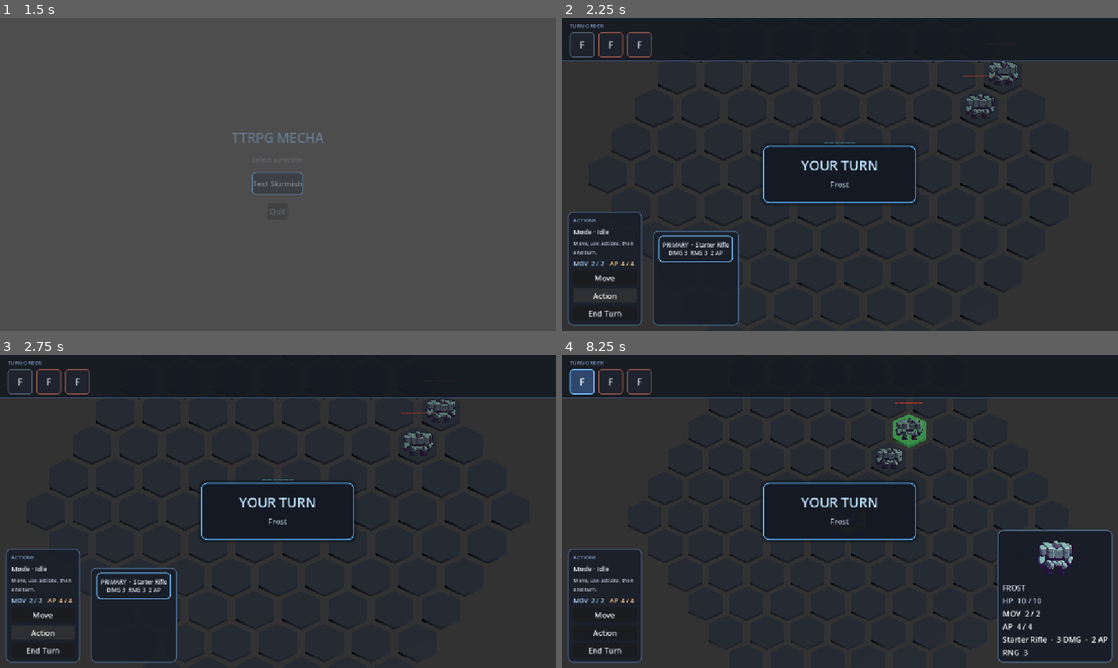
Above: before the commit, frames 1-4 (two rows, left to right).
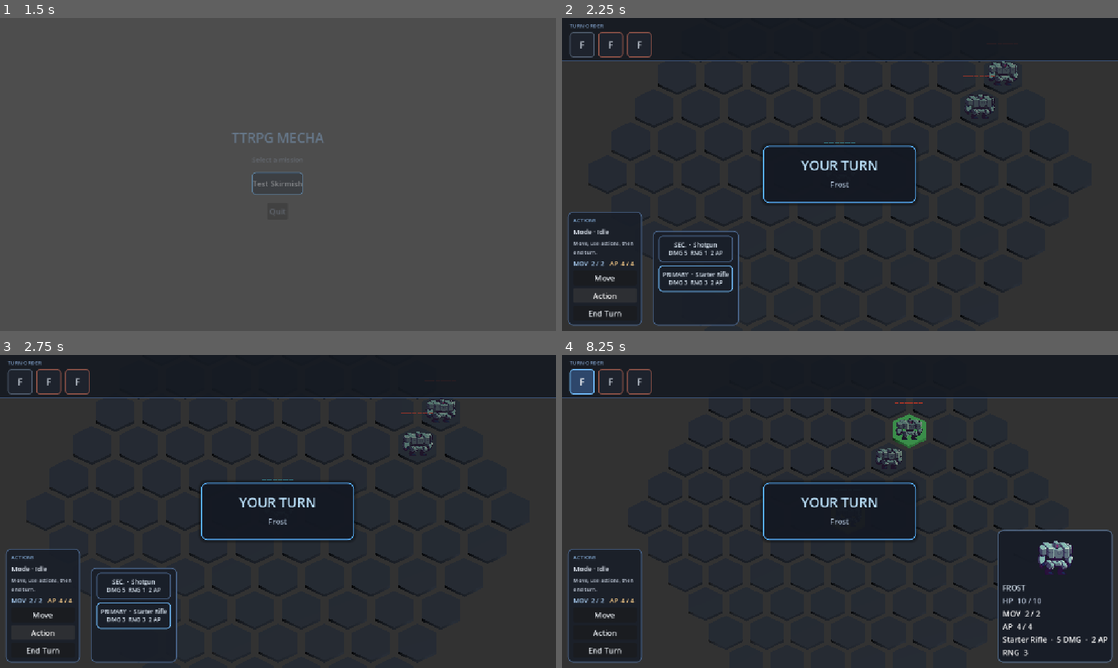
Above: after the commit, the same moments.

Repository: victordiaspalmeira/ttrpg-mecha
Game: Godot game, scene res://scenes/ui/main_menu.tscn
Same seed, same stepped clock (60 frames per second), same inputs: the game is played once before the commit and once after it.
Inputs (mouse positions are in pixels of both pictures, inside the frame that each line leads up to):
- Up to frame 1 (1.5 s): move the mouse to (400, 158) at 0.52 s; press the mouse at (400, 158) at 0.53 s; hold D (move_right) 0.53-1.25 s; release the mouse at (400, 158) at 1.25 s; click "Test Skirmish" at 1.25 s
- Up to frame 2 (2.25 s): click "Action" at 2 s
- Up to frame 3 (2.75 s): no input
- Up to frame 4 (8.25 s): click "Move" at 2.75 s; click "End Turn" at 3.5 s; move the mouse to (728, 527) at 4.27 s; hold S (move_down) 4.28-5.03 s; tap Mouse wheel up (zoom_in) at 4.35 s; move the mouse to (895, 442) at 5.02 s; hold D (move_right) 5.03-5.78 s; hold Mouse wheel down (zoom_out) 5.03-5.78 s; move the mouse to (812, 574) at 5.77 s; hold W (move_up) 5.78-6.53 s; click (812, 574) at 5.85 s; move the mouse to (1006, 558) at 6.52 s; hold Mouse wheel up (zoom_in) 6.53-7.28 s; hold A (move_left) 6.53-8.03 s; move the mouse to (673, 464) at 7.27 s; tap Mouse wheel down (zoom_out) at 7.35 s; move the mouse to (867, 511) at 8.02 s; press the mouse at (867, 511) at 8.03 s; hold S (move_down) from 8.03 s (still down)

Frame 1 is identical in both runs. In frame 2, 0.7% of the frame differs, in the area x 17-31%, y 69-88%; in frame 3, 0.7%; in frame 4, less than 0.1%.

Commit message:
assets

Diff:
--- a/data/classes/ember_class.tres
+++ b/data/classes/ember_class.tres
@@ -10,4 +10,5 @@
 max_hp = 8
 movement = 3
 max_ap = 3
+base_attack = 2
 primary_weapon = ExtResource("2_weapon")
--- a/data/classes/frost_class.tres
+++ b/data/classes/frost_class.tres
@@ -10,5 +10,6 @@
 max_hp = 10
 movement = 2
 defense = 1
+base_attack = 2
 primary_weapon = ExtResource("2_weapon")
 metadata/_custom_type_script = "uid://dwarpi45jyf6e"
--- a/data/encounters/test_skirmish.tres
+++ b/data/encounters/test_skirmish.tres
@@ -2,31 +2,17 @@
 
 [ext_resource type="Script" uid="uid://cdjoedf3qgkn2" path="res://scripts/data/encounter_data.gd" id="1_enc"]
 [ext_resource type="Script" uid="uid://cm5j4x40fy4u2" path="res://scripts/data/encounter_spawn.gd" id="2_spawn"]
-[ext_resource type="Script" uid="uid://d5y3i3aflpdkp" path="res://scripts/data/team_data.gd" id="3_team"]
+[ext_resource type="Script" uid="uid://h1aayv4rm242" path="res://scripts/data/team_data.gd" id="3_team"]
 [ext_resource type="Resource" uid="uid://b52ehkibvbjjc" path="res://data/classes/frost_class.tres" id="4_frost"]
-[ext_resource type="Resource" uid="uid://c1frostsentinel" path="res://data/templates/frost_sentinel.tres" id="5_enemy_tpl"]
-
-[sub_resource type="Resource" id="team_player"]
-script = ExtResource("3_team")
-team_id = "player"
-display_name = "Player Team"
-outline_color = Color(0.35, 0.72, 1.0, 1.0)
-hp_bar_full_color = Color(0.35, 0.9, 1.0, 1.0)
-hp_bar_empty_color = Color(0.12, 0.14, 0.18, 0.85)
-is_player = true
-
-[sub_resource type="Resource" id="team_enemy"]
-script = ExtResource("3_team")
-team_id = "enemy"
-display_name = "Enemy Team"
-outline_color = Color(1.0, 0.32, 0.24, 1.0)
-hp_bar_full_color = Color(1.0, 0.32, 0.24, 1.0)
-hp_bar_empty_color = Color(0.12, 0.14, 0.18, 0.85)
-is_player = false
+[ext_resource type="Resource" uid="uid://blv7e2b262xxf" path="res://data/templates/frost_sentinel.tres" id="5_enemy_tpl"]
+[ext_resource type="Resource" uid="uid://bemmchnwgjpdr" path="res://data/weapons/starter_rifle.tres" id="6_rifle"]
+[ext_resource type="Resource" uid="uid://c1shotgun" path="res://data/weapons/shotgun.tres" id="7_shotgun"]
 
 [sub_resource type="Resource" id="spawn_player"]
 script = ExtResource("2_spawn")
 class_data = ExtResource("4_frost")
+primary_weapon = ExtResource("6_rifle")
+secondary_weapon = ExtResource("7_shotgun")
 
 [sub_resource type="Resource" id="spawn_enemy1"]
 script = ExtResource("2_spawn")
@@ -40,10 +26,23 @@
 q = 5
 r = -3
 
+[sub_resource type="Resource" id="team_player"]
+script = ExtResource("3_team")
+team_id = "player"
+display_name = "Player Team"
+is_player = true
+
+[sub_resource type="Resource" id="team_enemy"]
+script = ExtResource("3_team")
+team_id = "enemy"
+display_name = "Enemy Team"
+outline_color = Color(1, 0.32, 0.24, 1)
+hp_bar_full_color = Color(1, 0.32, 0.24, 1)
+
 [resource]
 script = ExtResource("1_enc")
 encounter_id = "test_skirmish"
 display_name = "Test Skirmish"
 grid_radius = 5
-teams = [SubResource("team_player"), SubResource("team_enemy")]
-spawns = [SubResource("spawn_player"), SubResource("spawn_enemy1"), SubResource("spawn_enemy2")]
+teams = Array[ExtResource("3_team")]([SubResource("team_player"), SubResource("team_enemy")])
+spawns = Array[ExtResource("2_spawn")]([SubResource("spawn_player"), SubResource("spawn_enemy1"), SubResource("spawn_enemy2")])
--- /dev/null
+++ b/data/status_effects/energize.tres
@@ -0,0 +1,14 @@
+[gd_resource type="Resource" script_class="StatusEffect" format=3]
+
+[ext_resource type="Script" path="res://scripts/data/status_effect.gd" id="1_s"]
+
+[resource]
+script = ExtResource("1_s")
+effect_id = "energize"
+display_name = "Energize"
+icon = preload("res://assets/icons/buffs/magic_amplification.png")
+description = "Increases max AP by 1."
+duration = 1
+modifiers = {
+"max_ap": 1
+}
--- /dev/null
+++ b/data/status_effects/fortify.tres
@@ -0,0 +1,14 @@
+[gd_resource type="Resource" script_class="StatusEffect" format=3]
+
+[ext_resource type="Script" path="res://scripts/data/status_effect.gd" id="1_s"]
+
+[resource]
+script = ExtResource("1_s")
+effect_id = "fortify"
+display_name = "Fortify"
+icon = preload("res://assets/icons/buffs/defense_boost.png")
+description = "Increases defense by 2."
+duration = 1
+modifiers = {
+"defense": 2
+}
--- /dev/null
+++ b/data/status_effects/haste.tres
@@ -0,0 +1,14 @@
+[gd_resource type="Resource" script_class="StatusEffect" format=3]
+
+[ext_resource type="Script" path="res://scripts/data/status_effect.gd" id="1_s"]
+
+[resource]
+script = ExtResource("1_s")
+effect_id = "haste"
+display_name = "Haste"
+icon = preload("res://assets/icons/buffs/swiftness.png")
+description = "Increases movement by 2."
+duration = 1
+modifiers = {
+"movement": 2
+}
--- /dev/null
+++ b/data/status_effects/power_up.tres
@@ -0,0 +1,14 @@
+[gd_resource type="Resource" script_class="StatusEffect" format=3]
+
+[ext_resource type="Script" uid="uid://status_effect" path="res://scripts/data/status_effect.gd" id="1_s"]
+
+[resource]
+script = ExtResource("1_s")
+effect_id = "power_up"
+display_name = "Power Up"
+icon = preload("res://assets/icons/buffs/attack_boost.png")
+description = "Increases attack power by 2."
+duration = 1
+modifiers = {
+"attack_power": 2
+}
--- /dev/null
+++ b/data/status_effects/shatter.tres
@@ -0,0 +1,14 @@
+[gd_resource type="Resource" script_class="StatusEffect" format=3]
+
+[ext_resource type="Script" path="res://scripts/data/status_effect.gd" id="1_s"]
+
+[resource]
+script = ExtResource("1_s")
+effect_id = "shatter"
+display_name = "Shatter"
+icon = preload("res://assets/icons/debuffs/defense_down.png")
+description = "Reduces defense by 2."
+duration = 1
+modifiers = {
+"defense": -2
+}
--- /dev/null
+++ b/data/status_effects/slow.tres
@@ -0,0 +1,14 @@
+[gd_resource type="Resource" script_class="StatusEffect" format=3]
+
+[ext_resource type="Script" path="res://scripts/data/status_effect.gd" id="1_s"]
+
+[resource]
+script = ExtResource("1_s")
+effect_id = "slow"
+display_name = "Slow"
+icon = preload("res://assets/icons/debuffs/slowed.png")
+description = "Reduces movement by 2."
+duration = 1
+modifiers = {
+"movement": -2
+}
--- /dev/null
+++ b/data/status_effects/turret.tres
@@ -0,0 +1,16 @@
+[gd_resource type="Resource" script_class="StatusEffect" format=3]
+
+[ext_resource type="Script" path="res://scripts/data/status_effect.gd" id="1_s"]
+
+[resource]
+script = ExtResource("1_s")
+effect_id = "turret"
+display_name = "Turret Mode"
+icon = preload("res://assets/icons/buffs/knockback_resistance.png")
+description = "Range +3, Movement = 0. Only for rifle/missile weapons."
+duration = 1
+modifiers = {
+"range": 3,
+"movement": -999,
+"allowed_tags": ["rifle", "missile"]
+}
--- /dev/null
+++ b/data/status_effects/weaken.tres
@@ -0,0 +1,14 @@
+[gd_resource type="Resource" script_class="StatusEffect" format=3]
+
+[ext_resource type="Script" path="res://scripts/data/status_effect.gd" id="1_s"]
+
+[resource]
+script = ExtResource("1_s")
+effect_id = "weaken"
+display_name = "Weaken"
+icon = preload("res://assets/icons/debuffs/attack_down.png")
+description = "Reduces attack power by 2."
+duration = 1
+modifiers = {
+"attack_power": -2
+}
--- a/data/templates/frost_sentinel.tres
+++ b/data/templates/frost_sentinel.tres
@@ -1,8 +1,8 @@
-[gd_resource type="Resource" script_class="UnitTemplate" format=3 uid="uid://c1frostsentinel"]
+[gd_resource type="Resource" script_class="UnitTemplate" format=3 uid="uid://blv7e2b262xxf"]
 
-[ext_resource type="Script" uid="uid://c1template" path="res://scripts/data/unit_template.gd" id="1_tpl"]
+[ext_resource type="Script" uid="uid://b3p7q4s8uwe8u" path="res://scripts/data/unit_template.gd" id="1_tpl"]
 [ext_resource type="Resource" uid="uid://b52ehkibvbjjc" path="res://data/classes/frost_class.tres" id="2_class"]
-[ext_resource type="Resource" uid="uid://bemmchnwgjpdr" path="res://data/weapons/starter_rifle.tres" id="3_weapon"]
+[ext_resource type="Resource" uid="uid://c1vibro" path="res://data/weapons/vibro_blade.tres" id="2_k7i0c"]
 [ext_resource type="Resource" uid="uid://c1missile" path="res://data/weapons/missile_launcher.tres" id="4_secondary"]
 
 [resource]
@@ -10,6 +10,6 @@
 template_id = "frost_sentinel"
 display_name = "Frost Sentinel"
 class_data = ExtResource("2_class")
-primary_weapon = ExtResource("3_weapon")
+primary_weapon = ExtResource("2_k7i0c")
 secondary_weapon = ExtResource("4_secondary")
 team_id = "enemy"
--- a/data/weapons/missile_launcher.tres
+++ b/data/weapons/missile_launcher.tres
@@ -7,7 +7,8 @@
 weapon_id = "missile_launcher"
 weapon_name = "Missile Launcher"
 weapon_description = "Devastating long-range attacks, but expensive."
-weapon_damage = 7
+weapon_power = 7
 weapon_range = 5
 attack_ap_cost = 3
 weapon_type = "primary"
+tags = Array[String](["missile", "ranged"])
--- a/data/weapons/shotgun.tres
+++ b/data/weapons/shotgun.tres
@@ -7,7 +7,8 @@
 weapon_id = "shotgun"
 weapon_name = "Shotgun"
 weapon_description = "High damage at close range."
-weapon_damage = 5
+weapon_power = 5
 weapon_range = 1
 attack_ap_cost = 2
 weapon_type = "primary"
+tags = Array[String](["shotgun", "ranged"])
--- a/data/weapons/starter_rifle.tres
+++ b/data/weapons/starter_rifle.tres
@@ -6,6 +6,7 @@
 script = ExtResource("1_weapon")
 weapon_id = "starter_rifle"
 weapon_name = "Starter Rifle"
-weapon_damage = 3
 weapon_range = 3
 attack_ap_cost = 2
+weapon_power = 3
+tags = Array[String](["rifle", "ranged"])
--- a/data/weapons/vibro_blade.tres
+++ b/data/weapons/vibro_blade.tres
@@ -7,7 +7,8 @@
 weapon_id = "vibro_blade"
 weapon_name = "Vibro Blade"
 weapon_description = "Devastating melee attacks."
-weapon_damage = 6
+weapon_power = 6
 weapon_range = 1
 attack_ap_cost = 1
 weapon_type = "melee"
+tags = Array[String](["blade", "melee"])
--- a/scenes/battle/battle_scene.tscn
+++ b/scenes/battle/battle_scene.tscn
@@ -21,10 +21,10 @@
 [ext_resource type="PackedScene" uid="uid://b0hk6xljijuoi" path="res://scenes/ui/turn_announce.tscn" id="17_announce"]
 [ext_resource type="Resource" uid="uid://cawuehlu7x2sh" path="res://data/ai/simple_chase_behavior.tres" id="18_ai"]
 [ext_resource type="Script" uid="uid://c5gl1fdcgoctr" path="res://scripts/systems/audio_manager.gd" id="19_audio"]
+[ext_resource type="AudioStream" uid="uid://d1njnh8k0x13q" path="res://assets/audio/UI_Menu/013_Confirm_03.wav" id="audio_click"]
+[ext_resource type="AudioStream" uid="uid://duw0psg2kxosb" path="res://assets/audio/UI_Menu/001_Hover_01.wav" id="audio_hover"]
+[ext_resource type="AudioStream" uid="uid://b5rqp4mufwlf7" path="res://assets/audio/UI_Menu/070_Equip_10.wav" id="audio_turn_start"]
 [ext_resource type="Script" uid="uid://dm2chm2doul65" path="res://scripts/presentation/grid_path_preview.gd" id="grid_path_preview"]
-[ext_resource type="AudioStreamWAV" id="audio_hover" path="res://assets/audio/UI_Menu/001_Hover_01.wav"]
-[ext_resource type="AudioStreamWAV" id="audio_click" path="res://assets/audio/UI_Menu/013_Confirm_03.wav"]
-[ext_resource type="AudioStreamWAV" id="audio_turn_start" path="res://assets/audio/UI_Menu/070_Equip_10.wav"]
 
 [sub_resource type="StyleBoxFlat" id="StyleBoxFlat_action"]
 content_margin_left = 12.0
@@ -138,20 +138,20 @@
 unique_name_in_owner = true
 volume_db = -10.0
 
-[node name="AudioUIHover" type="AudioStreamPlayer" parent="BattleSession/AudioManager" unique_id="uid://c1audiohover"]
-unique_name_in_owner = true
+[node name="AudioUIHover" type="AudioStreamPlayer" parent="BattleSession/AudioManager" unique_id=1]
+unique_name_in_owner = true
+stream = ExtResource("audio_hover")
 volume_db = -30.0
-stream = ExtResource("audio_hover")
-
-[node name="AudioUIClick" type="AudioStreamPlayer" parent="BattleSession/AudioManager" unique_id="uid://c1audioclick"]
-unique_name_in_owner = true
+
+[node name="AudioUIClick" type="AudioStreamPlayer" parent="BattleSession/AudioManager" unique_id=1155111352]
+unique_name_in_owner = true
+stream = ExtResource("audio_click")
 volume_db = -15.0
-stream = ExtResource("audio_click")
-
-[node name="AudioTurnStart" type="AudioStreamPlayer" parent="BattleSession/AudioManager" unique_id="uid://c1audioturnstart"]
-unique_name_in_owner = true
+
+[node name="AudioTurnStart" type="AudioStreamPlayer" parent="BattleSession/AudioManager" unique_id=217052416]
+unique_name_in_owner = true
+stream = ExtResource("audio_turn_start")
 volume_db = -5.0
-stream = ExtResource("audio_turn_start")
 
 [node name="World" type="Node3D" parent="." unique_id=893958307]
 unique_name_in_owner = true
@@ -252,7 +252,7 @@
 layout_mode = 2
 text = "Move"
 
-[node name="ActionButton" type="Button" parent="UI/CanvasLayer/ActionPanel/VBoxContainer"]
+[node name="ActionButton" type="Button" parent="UI/CanvasLayer/ActionPanel/VBoxContainer" unique_id=618667740]
 unique_name_in_owner = true
 layout_mode = 2
 text = "Action"
@@ -262,7 +262,7 @@
 layout_mode = 2
 text = "End Turn"
 
-[node name="ActionSubmenu" type="PanelContainer" parent="UI/CanvasLayer"]
+[node name="ActionSubmenu" type="PanelContainer" parent="UI/CanvasLayer" unique_id=4583664]
 unique_name_in_owner = true
 visible = false
 custom_minimum_size = Vector2(180, 0)
@@ -276,7 +276,7 @@
 grow_vertical = 0
 theme_override_styles/panel = SubResource("StyleBoxFlat_action")
 
-[node name="ActionSubmenuContainer" type="VBoxContainer" parent="UI/CanvasLayer/ActionSubmenu"]
+[node name="ActionSubmenuContainer" type="VBoxContainer" parent="UI/CanvasLayer/ActionSubmenu" unique_id=323275512]
 unique_name_in_owner = true
 layout_mode = 2
 theme_override_constants/separation = 6
--- a/scripts/battle/battle_flow.gd
+++ b/scripts/battle/battle_flow.gd
@@ -239,7 +239,7 @@
 
 
 func execute_attack(attacker: UnitBase, target: UnitBase) -> bool:
-	var damage: int = attacker.attack_damage
+	var damage: int = attacker.get_total_attack_power()
 
 	if not combat_resolver.execute_attack(attacker, target):
 		return false
--- a/scripts/battle/combat_resolver.gd
+++ b/scripts/battle/combat_resolver.gd
@@ -13,7 +13,7 @@
 		attacker.current_tile,
 		target.current_tile
 	)
-	return distance <= attacker.attack_range
+	return distance <= attacker.get_effective_range()
 
 
 func can_attack(attacker: UnitBase, target: UnitBase) -> bool:
@@ -35,9 +35,11 @@
 	if not attacker.spend_ap(ap_cost):
 		return false
 
-	target.take_damage(attacker.attack_damage)
+	# Damage formula: (attack_power + weapon_power) - target.defense
+	var total_damage: int = attacker.get_total_attack_power()
+	target.take_damage(total_damage)
 
 	attack_executed.emit(attacker, target)
-	target_hit.emit(target, attacker.attack_damage)
+	target_hit.emit(target, total_damage)
 
 	return true
--- /dev/null
+++ b/scripts/components/active_status_effect.gd
@@ -0,0 +1,27 @@
+## Runtime instance of a StatusEffect applied to a unit.
+## Tracks remaining duration and the source effect data.
+class_name ActiveStatusEffect
+
+var effect: StatusEffect
+var turns_remaining: int
+var instance_id: int
+var source: String = ""
+
+
+func _init(p_effect: StatusEffect, p_source: String = "") -> void:
+	effect = p_effect
+	turns_remaining = p_effect.duration
+	instance_id = randi()
+	source = p_source
+
+
+## Returns true if this effect expired and should be removed.
+func tick() -> bool:
+	if effect.duration < 0:
+		return false  # permanent
+	turns_remaining -= 1
+	return turns_remaining <= 0
+
+
+func get_modifier(stat: String) -> int:
+	return effect.get_modifier(stat)
--- a/scripts/data/class_data.gd
+++ b/scripts/data/class_data.gd
@@ -9,6 +9,10 @@
 @export var movement := 6
 @export var max_ap := 4
 @export var defense := 0
+
+## Base attack power (added to weapon power for total damage)
+@export var base_attack := 2
+
 @export var primary_weapon: WeaponData
 
 ## Optional per-class AI. Falls back to EnemyBrain.default_behavior.
--- a/scripts/data/encounter_spawn.gd
+++ b/scripts/data/encounter_spawn.gd
@@ -8,6 +8,10 @@
 @export var team_id := "player"
 @export var q := 0
 @export var r := 0
+
+## Direct weapon assignments (used when no template is set).
+@export var primary_weapon: WeaponData
+@export var secondary_weapon: WeaponData
 
 
 func get_class_data() -> ClassData:
@@ -25,10 +29,10 @@
 func get_primary_weapon() -> WeaponData:
 	if template and template.primary_weapon:
 		return template.primary_weapon
-	return null
+	return primary_weapon
 
 
 func get_secondary_weapon() -> WeaponData:
 	if template and template.secondary_weapon:
 		return template.secondary_weapon
-	return null
+	return secondary_weapon
--- /dev/null
+++ b/scripts/data/status_effect.gd
@@ -0,0 +1,29 @@
+class_name StatusEffect
+extends Resource
+
+const DEFAULT_ICON: Texture2D = preload("res://assets/icons/spells/teleportation_spell.png")
+
+@export var effect_id := ""
+@export var display_name := ""
+@export var description := ""
+@export var icon: Texture2D
+
+## Duration in turns. -1 means permanent (until removed by other means).
+@export var duration := 1
+
+## Stat modifiers applied while this effect is active.
+## Supported keys: "attack_power", "defense", "movement", "max_ap"
+@export var modifiers: Dictionary = {}
+
+## How multiple instances of the same effect_id stack.
+enum StackMode { NONE, ADDITIVE }
+@export var stack_mode := StackMode.NONE
+
+
+## Returns the icon if set, otherwise the default fallback icon.
+func get_icon() -> Texture2D:
+	return icon if icon else DEFAULT_ICON
+
+
+func get_modifier(stat: String) -> int:
+	return modifiers.get(stat, 0)
--- a/scripts/data/weapon_data.gd
+++ b/scripts/data/weapon_data.gd
@@ -4,10 +4,11 @@
 @export var weapon_id := ""
 @export var weapon_name := ""
 @export var weapon_description := ""
-@export var weapon_damage := 1
 @export var weapon_range := 1
 @export var attack_ap_cost := 1
 @export var weapon_type := "primary"
 @export var skill_ids: Array[String] = []
+@export var tags: Array[String] = []
 
-var tags: Array[String] = []
+## Base damage of the weapon. Added to attacker's attack_power for total damage.
+@export var weapon_power := 1
--- a/scripts/presentation/battle_hud.gd
+++ b/scripts/presentation/battle_hud.gd
@@ -221,11 +221,11 @@
 
 	var weapon := unit.get_active_weapon()
 	if weapon:
-		attack_label.text = "%s  ·  %d DMG  ·  %d AP" % [weapon.weapon_name, unit.attack_damage, unit.get_attack_ap_cost()]
-		range_label.text = "RNG  %d" % unit.attack_range
+		attack_label.text = "%s  ·  %d DMG  ·  %d AP" % [weapon.weapon_name, unit.get_total_attack_power(), unit.get_attack_ap_cost()]
+		range_label.text = "RNG  %d" % unit.get_effective_range()
 	else:
-		attack_label.text = "ATK  %d  ·  %d AP" % [unit.attack_damage, unit.get_attack_ap_cost()]
-		range_label.text = "RNG  %d" % unit.attack_range
+		attack_label.text = "ATK  %d  ·  %d AP" % [unit.get_total_attack_power(), unit.get_attack_ap_cost()]
+		range_label.text = "RNG  %d" % unit.get_effective_range()
 
 
 func create_turn_order() -> void:
@@ -341,7 +341,7 @@
 	var btn := Button.new()
 	btn.text = "%s  ·  %s\nDMG %d  RNG %d  %d AP" % [
 		slot_name, weapon.weapon_name,
-		weapon.weapon_damage, weapon.weapon_range, weapon.attack_ap_cost
+		weapon.weapon_power, weapon.weapon_range, weapon.attack_ap_cost
 	]
 	btn.custom_minimum_size = Vector2(0, 56)
 
--- a/scripts/systems/ui_system.gd
+++ b/scripts/systems/ui_system.gd
@@ -149,7 +149,7 @@
 
 	attack_label.text = (
 		"ATK: "
-		+ str(unit.attack_damage)
+		+ str(unit.get_total_attack_power())
 	)
 
 	range_label.text = (
--- a/scripts/units/unit_base.gd
+++ b/scripts/units/unit_base.gd
@@ -25,14 +25,18 @@
 var max_ap := 0
 var current_ap := 0
 var defense := 0
-var attack_damage := 1
+
+## Base attack power (from class). Added to active weapon power for total damage.
+var attack_power := 0
+
 var attack_range := 1
 
 # Grid state
 var current_tile: HexTile = null
 
 # Runtime
-var status_effects := []
+var active_effects: Array[ActiveStatusEffect] = []
+var _effects_ticked_this_turn := false
 var skill_cooldowns := {}
 
 # Equipment
@@ -51,9 +55,95 @@
 
 
 func refresh_turn() -> void:
-	current_movement = max_movement
-	current_ap = max_ap
+	_tick_effects()
+	current_movement = get_effective_movement()
+	current_ap = get_effective_max_ap()
 	reduce_cooldowns()
+
+
+## Applies a StatusEffect to this unit. Returns the ActiveStatusEffect instance.
+func add_effect(effect_data: StatusEffect, source: String = "") -> ActiveStatusEffect:
+	if has_effect(effect_data.effect_id):
+		return null
+	var active := ActiveStatusEffect.new(effect_data, source)
+	active_effects.append(active)
+	return active
+
+
+## Removes all active instances of a given effect_id.
+func remove_effect(effect_id: String) -> void:
+	active_effects = active_effects.filter(func(e: ActiveStatusEffect): return e.effect.effect_id != effect_id)
+
+
+## Returns true if this unit currently has at least one instance of effect_id.
+func has_effect(effect_id: String) -> bool:
+	for e in active_effects:
+		if e.effect.effect_id == effect_id:
+			return true
+	return false
+
+
+func _tick_effects() -> void:
+	var expired: Array[ActiveStatusEffect] = []
+	for e in active_effects:
+		if e.tick():
+			expired.append(e)
+	for e in expired:
+		active_effects.erase(e)
+
+
+## Returns total modifier for a stat from all active effects.
+func get_effect_modifier(stat: String) -> int:
+	var total := 0
+	for e in active_effects:
+		total += e.get_modifier(stat)
+	return total
+
+
+## Movement accounting for status effect modifiers.
+## Special sentinel -999 forces movement to 0 (used by Turret Mode).
+func get_effective_movement() -> int:
+	var mod := get_effect_modifier("movement")
+	if mod <= -999:
+		return 0
+	return maxi(1, max_movement + mod)
+
+
+## Max AP accounting for status effect modifiers.
+func get_effective_max_ap() -> int:
+	return maxi(1, max_ap + get_effect_modifier("max_ap"))
+
+
+## Range accounting for status effect modifiers.
+## Only applies range bonuses if the active weapon has a matching tag
+## from the effect's "allowed_tags" modifier list.
+func get_effective_range() -> int:
+	var range_mod := get_effect_modifier("range")
+
+	# Check tag restrictions
+	if range_mod > 0:
+		var weapon := get_active_weapon()
+		if weapon and not weapon.tags.is_empty():
+			var allowed = _get_allowed_tags_for_stat("range")
+			if not allowed.is_empty():
+				var has_tag := false
+				for t in weapon.tags:
+					if t in allowed:
+						has_tag = true
+						break
+				if not has_tag:
+					range_mod = 0  # weapon doesn't qualify
+
+	return maxi(1, attack_range + range_mod)
+
+
+## Returns list of allowed weapon tags for effects that modify a given stat.
+func _get_allowed_tags_for_stat(stat: String) -> Array:
+	for e in active_effects:
+		var tag_list = e.effect.modifiers.get("allowed_tags", [])
+		if not tag_list.is_empty() and e.effect.modifiers.has(stat):
+			return tag_list
+	return []
 
 
 func get_active_weapon() -> WeaponData:
@@ -92,12 +182,10 @@
 
 
 func can_spend_ap(amount: int) -> bool:
-
 	return amount > 0 and current_ap >= amount
 
 
 func spend_ap(amount: int) -> bool:
-
 	if not can_spend_ap(amount):
 		return false
 
@@ -112,7 +200,11 @@
 
 
 func take_damage(amount: int) -> void:
-	var final_damage = maxi(1, amount - defense)
+	var effective_defense := maxi(
+		1,
+		defense + get_effect_modifier("defense")
+	)
+	var final_damage = maxi(1, amount - effective_defense)
 	current_hp -= final_damage
 
 	if current_hp <= 0:
@@ -197,13 +289,20 @@
 
 
 func _apply_combat_stats() -> void:
-	attack_damage = 1
+	attack_power = class_data.base_attack if class_data else 0
 	attack_range = 1
 
 	var weapon := get_active_weapon()
 	if weapon:
-		attack_damage = weapon.weapon_damage
 		attack_range = weapon.weapon_range
+
+
+## Returns total attack power: base attack of the unit + active weapon power.
+func get_total_attack_power() -> int:
+	var weapon := get_active_weapon()
+	var wp := weapon.weapon_power if weapon else 1
+	var mod := get_effect_modifier("attack_power")
+	return maxi(1, attack_power + wp + mod)
 
 
 func _apply_team_visual() -> void:
Binary file added: assets/icons/buffs/attack_boost.png
Not shown, added: assets/icons/buffs/attack_boost.png.import
Binary file added: assets/icons/buffs/attack_speed_boost.png
Not shown, added: assets/icons/buffs/attack_speed_boost.png.import
Binary file added: assets/icons/buffs/critical_boost.png
Not shown, added: assets/icons/buffs/critical_boost.png.import
Binary file added: assets/icons/buffs/defense_boost.png
Not shown, added: assets/icons/buffs/defense_boost.png.import
Binary file added: assets/icons/buffs/element_boost.png
Not shown, added: assets/icons/buffs/element_boost.png.import
Binary file added: assets/icons/buffs/enemy_spawn_down.png
Not shown, added: assets/icons/buffs/enemy_spawn_down.png.import
(and 85 more such lines)
